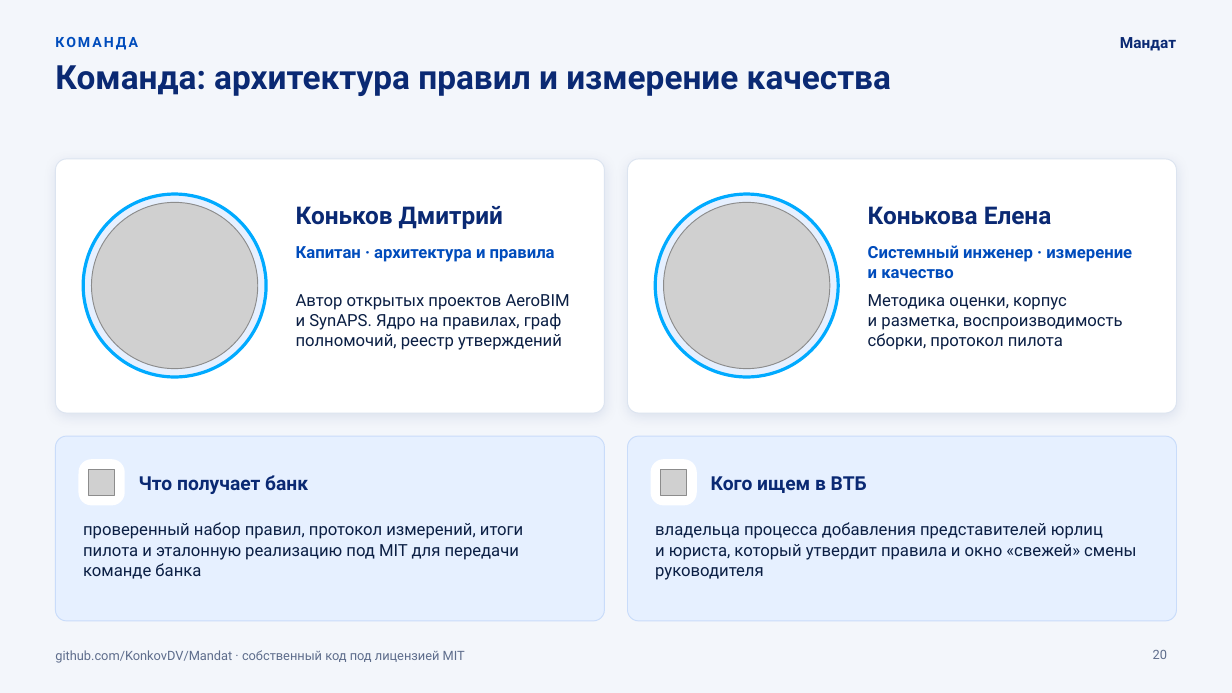
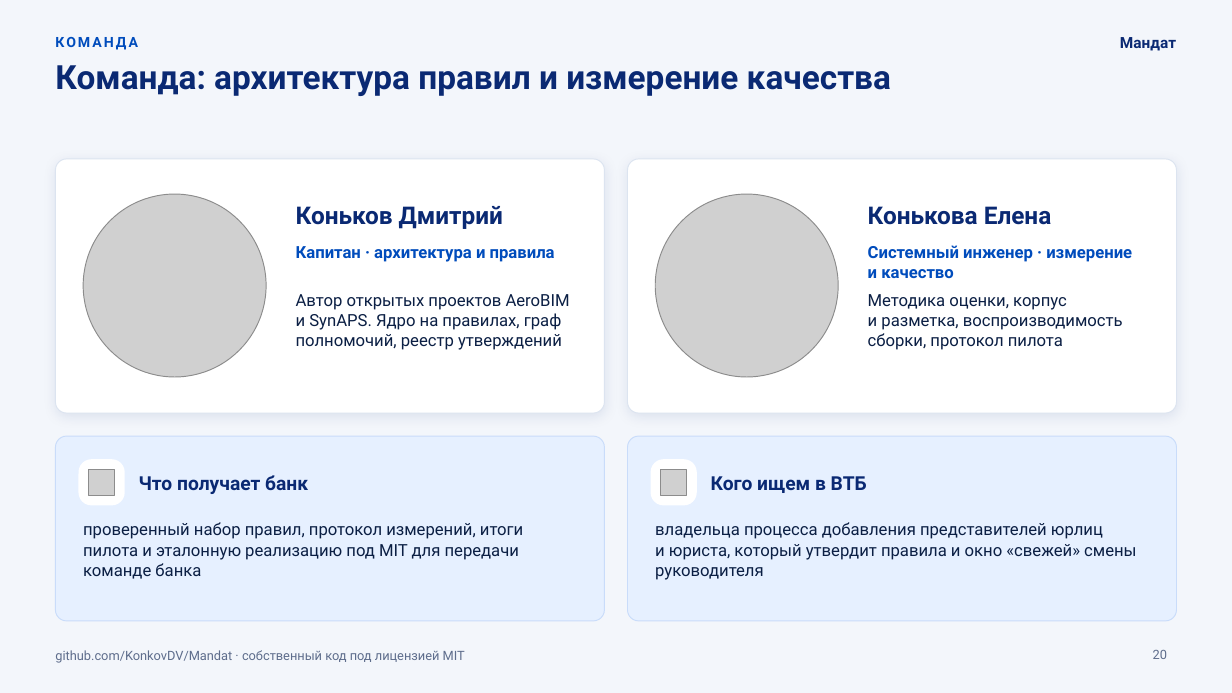
Before and after one commit to KonkovDV/Mandat, a slide deck: slide 20 of submission/slides/Mandat_VTB.pptx. Drawn at 1232x693 pixels with LibreOffice and Linux fonts; fonts in the diff are those of the drawing; grey boxes stand for pictures; background and template pictures are left out. Boxes give left, top, right and bottom in pixels: in the first picture for what was removed or moved away, otherwise in the second. Text is boxed around its words. In the diff, an @@ line names an element or a change of style, - is before the commit and + after.

Commit message:
deck: show the team portraits as plain circles
The source photos carry a dark background and a neon frame, so the
round crop showed a dark edge. Take a square inside that frame and drop
the outline ring around the photos.

```diff
--- a/submission/slides/Mandat_VTB.pptx
+++ b/submission/slides/Mandat_VTB.pptx
@@ picture resized from (x1=91, y1=202, x2=258, y2=369) to (x1=83, y1=194, x2=266, y2=377) @@
@@ ellipse removed at (x1=83, y1=194, x2=266, y2=377) @@
@@ picture resized from (x1=664, y1=202, x2=830, y2=369) to (x1=655, y1=194, x2=838, y2=377) @@
@@ ellipse removed at (x1=655, y1=194, x2=838, y2=377) @@
```
Also in this commit, not shown: 2 other files.
